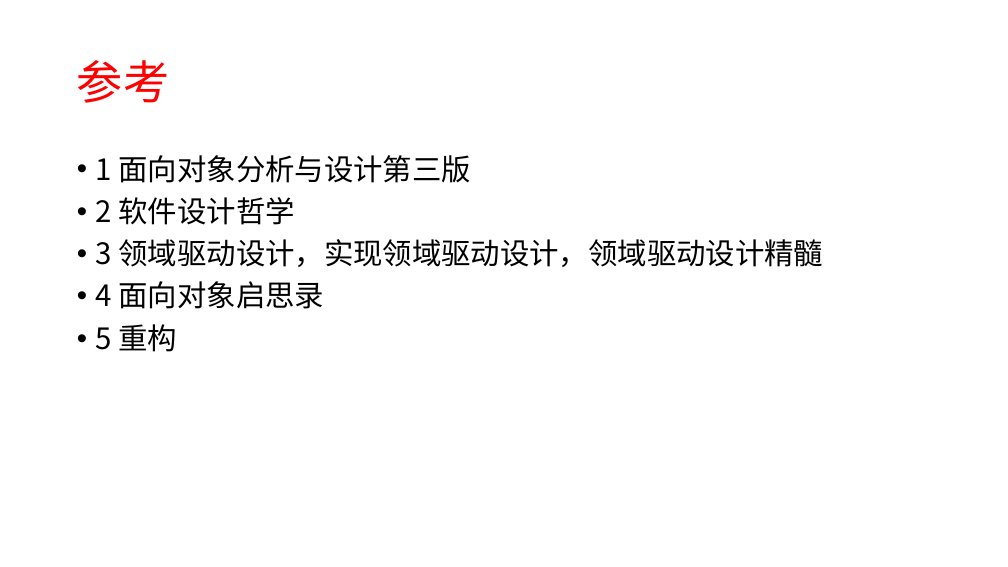
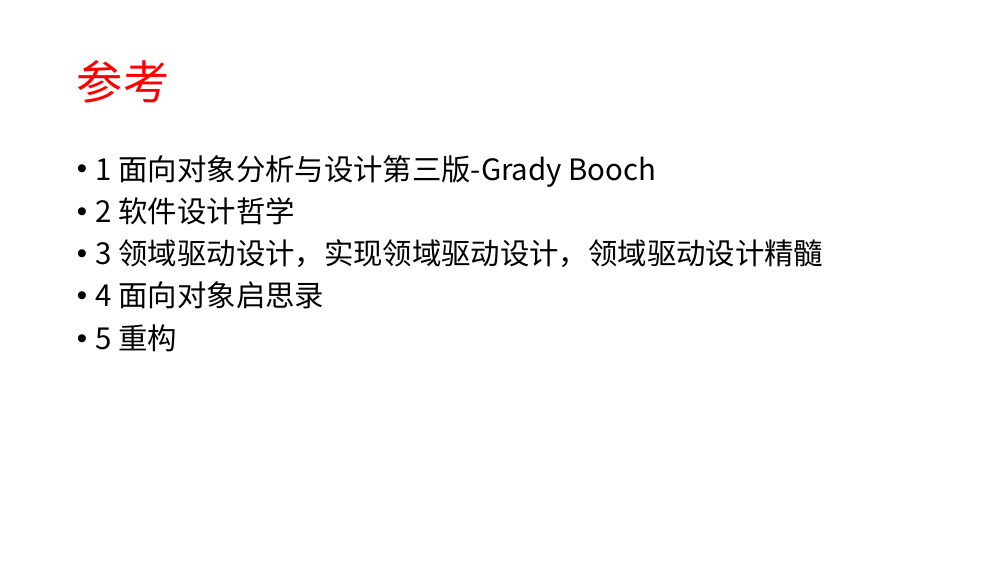
Before and after one commit to xiaozhiliaoo/my-slides, a slide deck: slide 43 of prepare/从crud, pattern, ooad到ddd-软件设计启示.pptx (slide 42 before the commit). Drawn at 1008x567 pixels with LibreOffice and Linux fonts; fonts in the diff are those of the drawing. Boxes give left, top, right and bottom in pixels: in the first picture for what was removed or moved away, otherwise in the second. Text is boxed around its words. In the diff, an @@ line names an element or a change of style, - is before the commit and + after.

```diff
--- a/prepare/从crud, pattern, ooad到ddd-软件设计启示.pptx
+++ b/prepare/从crud, pattern, ooad到ddd-软件设计启示.pptx
@@ text at (96,155,656,187): text changed @@
-• 1 面向对象分析与设计第三版
+• 1 面向对象分析与设计第三版-Grady Booch
```
Also in this commit, not shown: 6 other slides changed, 3 slides added, 2 slides removed, 2 other files.
